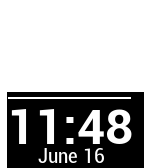
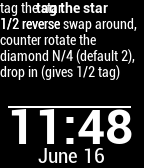
Layer changes from the first 144 × 168 image to the second:
added layer "line #1" above "June 16" over [8, 106, 131, 108]
hid "line" over [8, 97, 131, 99]
hid "text_time_layer" over [8, 97, 131, 108]
added layer "1/2 reverse" above "tag the star" over [1, 18, 60, 30]
added layer "tag the star" above "tag the star: ..." over [36, 2, 108, 16]
added layer "tag the star: ..." above "Background" over [0, 2, 137, 80]
added layer "Background" over [0, 0, 144, 168]
